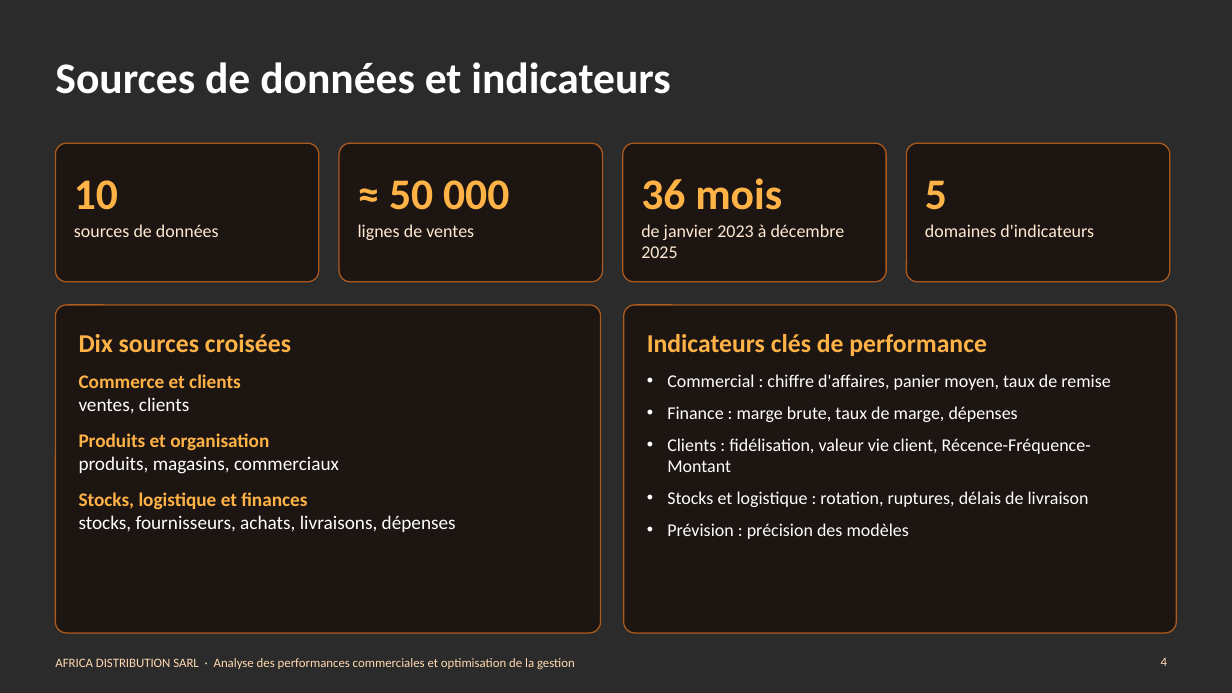
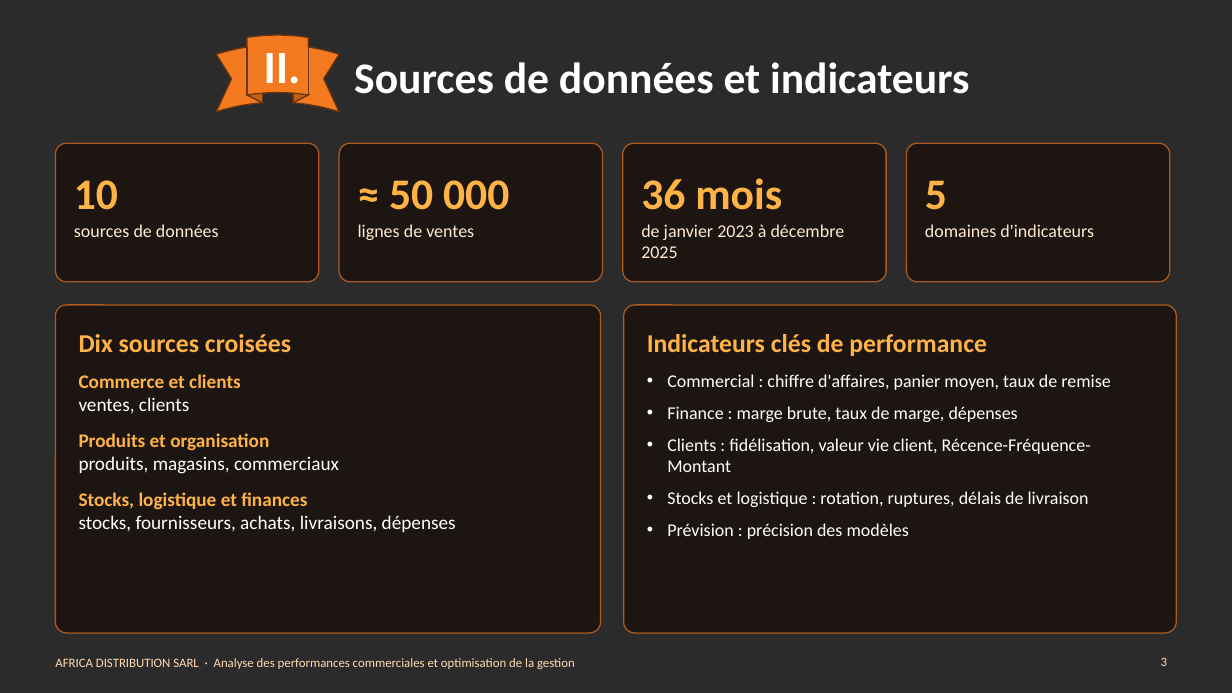
Before and after one commit to Agatte-Data/STAGE-DATA-ANALYST, a slide deck: slide 3 of 08_PRESENTATION/Presentation_AFRICA_DISTRIBUTION.pptx (slide 4 before the commit). Drawn at 1232x693 pixels with LibreOffice and Linux fonts; fonts in the diff are those of the drawing; background and template pictures are left out; a plain dark background stands for a picture behind light text. Boxes give left, top, right and bottom in pixels: in the first picture for what was removed or moved away, otherwise in the second. Text is boxed around its words. In the diff, an @@ line names an element or a change of style, - is before the commit and + after.

```diff
--- a/08_PRESENTATION/Presentation_AFRICA_DISTRIBUTION.pptx
+++ b/08_PRESENTATION/Presentation_AFRICA_DISTRIBUTION.pptx
@@ title "Sources de données et indicateurs" at <box>354,62,969,94</box>: alignment left to centre @@
@@ ellipse ribbon added at <box>216,35,339,112</box>, fill #F37A1F, outline #6B350E 1 pt @@
@@ text added at <box>264,53,301,94</box>, 36 pt, text #FFFFFF, bold @@
+II.
@@ page number at <box>1161,657,1167,666</box>: text changed @@
-4
+3
```
Also in this commit, not shown: 15 other slides changed, 1 slide added, 1 slide removed, 11 other files.
